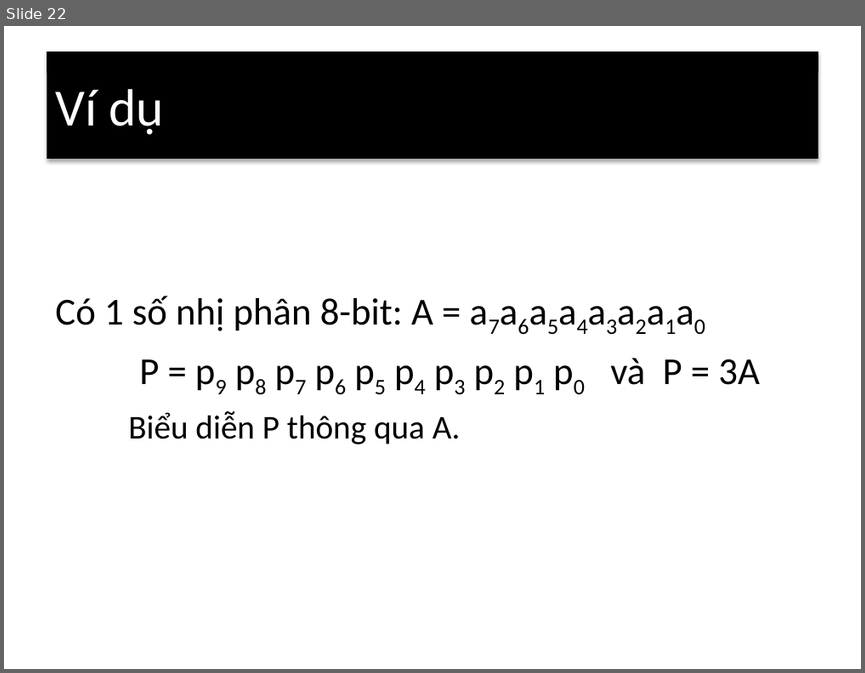
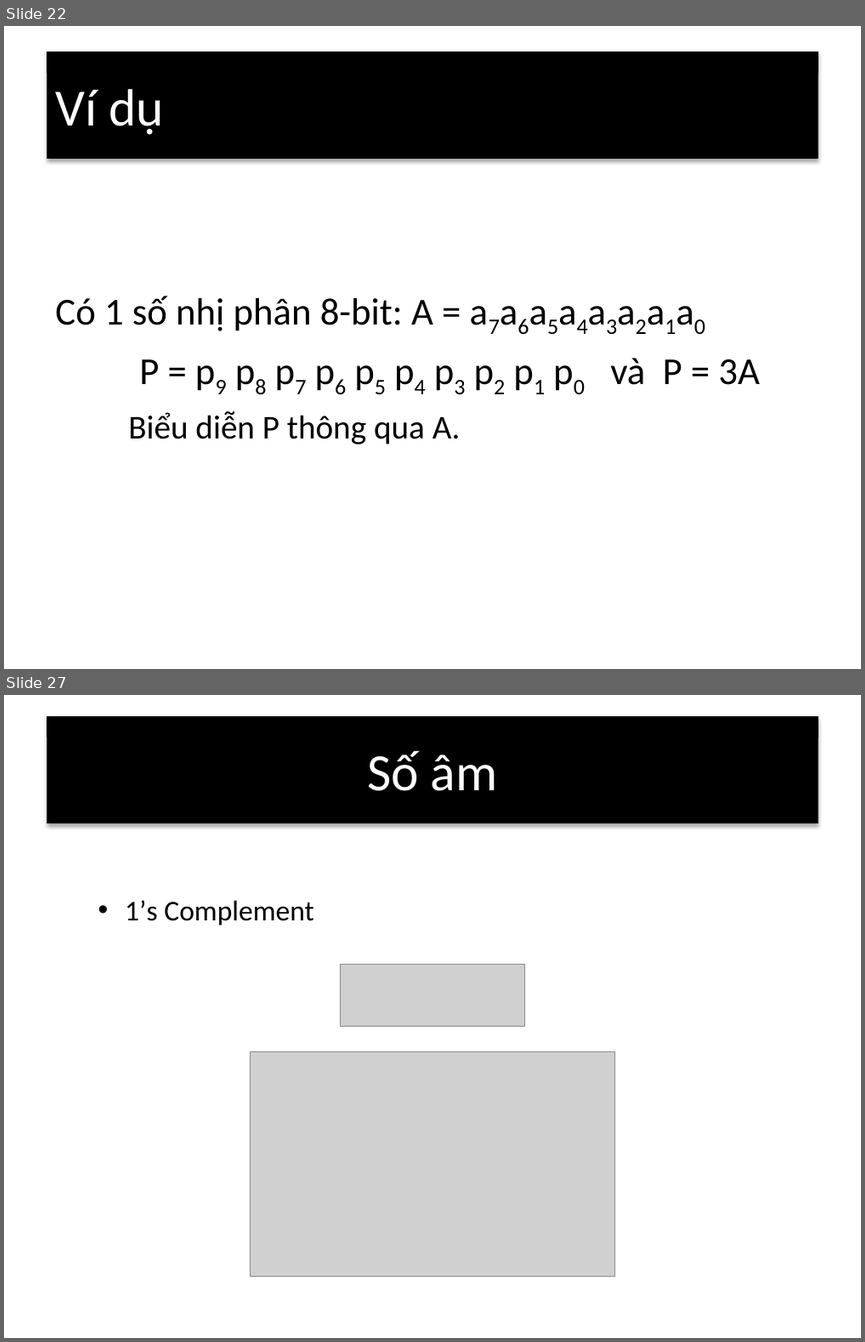
Before and after one commit to nguyentoanthang/FPGA, a slide deck: Báo-Cáo.pptx. Shown one above the other, each under a label of ours: slide 22 before the commit, slides 22 and 27 after it; the slides between them are not shown. The pictures are 865x673 and 865x1342 pixels, drawn with LibreOffice and Linux fonts; fonts in the diff are those of the drawing; grey boxes stand for pictures. Boxes give left, top, right and bottom in pixels: in the first picture for what was removed or moved away, otherwise in the second. Text is boxed around its words. In the diff, an @@ line names an element or a change of style, - is before the commit and + after.

```diff
--- a/Báo-Cáo.pptx
+++ b/Báo-Cáo.pptx
@@ slide 27 added at (4,695,861,1338), background #FFFFFF @@
@@ title added at (46,716,818,823), fill #000000, 44 pt, text #FFFFFF @@
+Số âm
@@ text added at (125,900,314,925), 24 pt, text #000000 @@
+• 1’s Complement
@@ picture added at (340,964,524,1026) @@
@@ picture added at (250,1052,615,1276) @@
```
Also in this commit, not shown: 1 slide changed, 13 other slides added, 2 slides removed, 2 other files.
